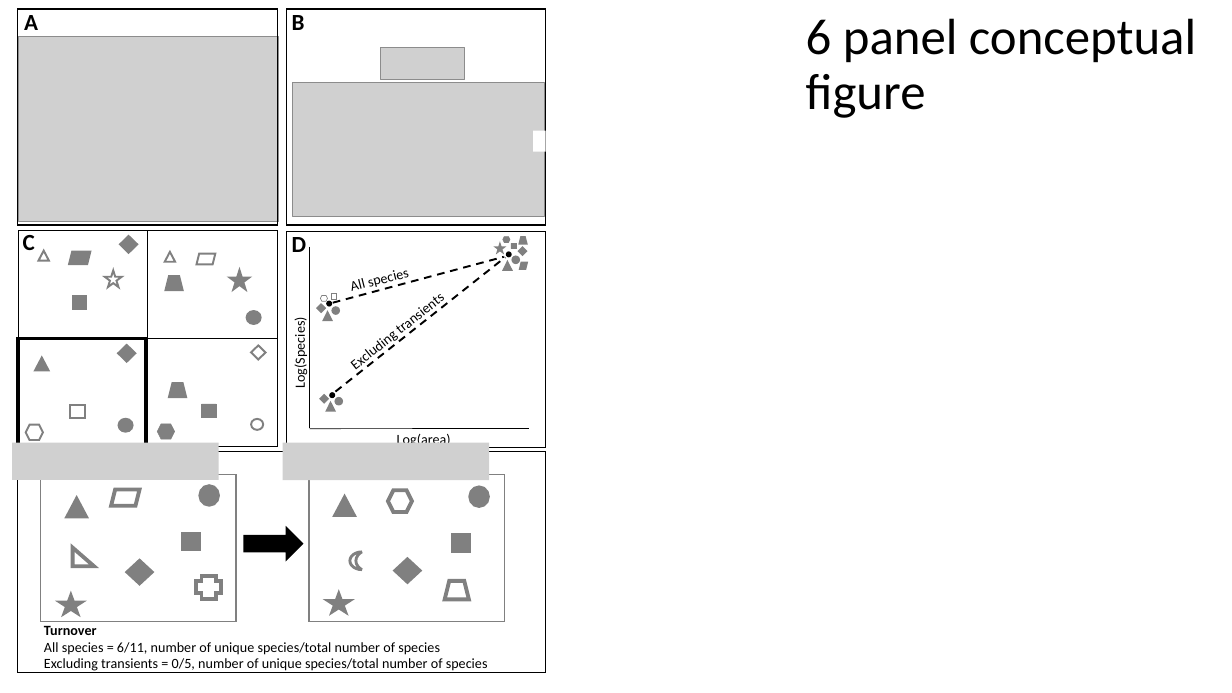
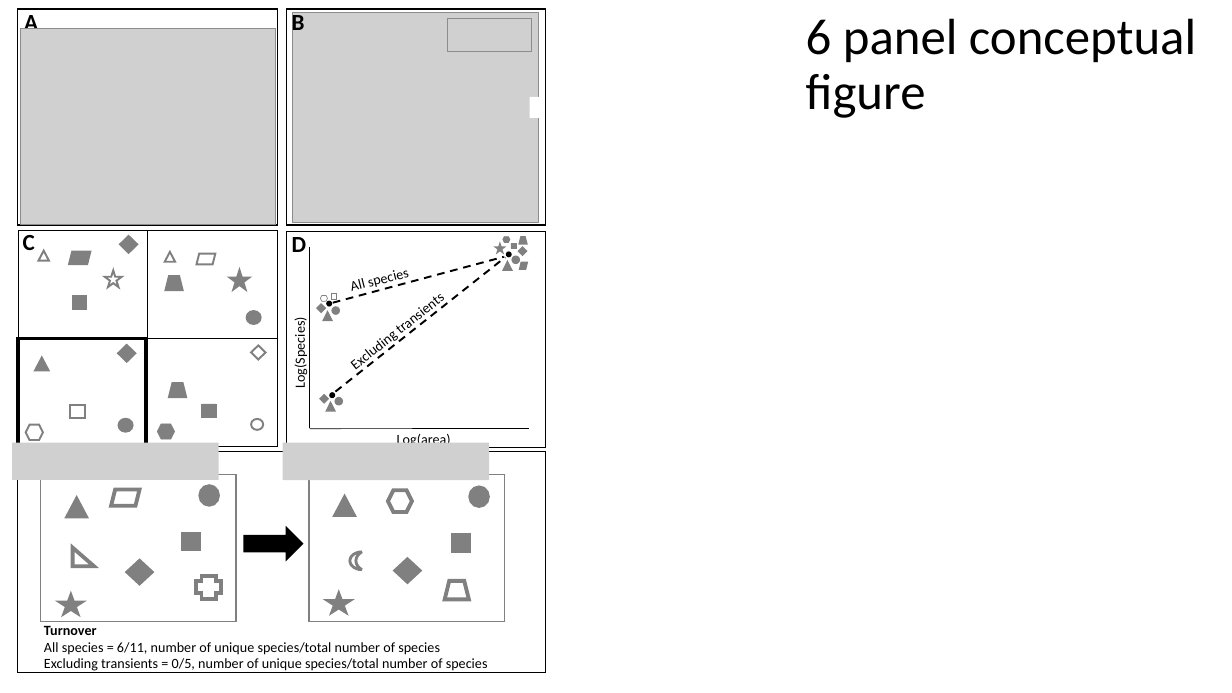
Before and after one commit to hurlbertlab/core-transient, a slide deck: slide 2 of output/plots/all_figs_with_legends.pptx. Drawn at 1232x693 pixels with LibreOffice and Linux fonts; fonts in the diff are those of the drawing; grey boxes stand for pictures. Boxes give left, top, right and bottom in pixels: in the first picture for what was removed or moved away, otherwise in the second. Text is boxed around its words. In the diff, an @@ line names an element or a change of style, - is before the commit and + after.

Commit message:
ppt fig commit

```diff
--- a/output/plots/all_figs_with_legends.pptx
+++ b/output/plots/all_figs_with_legends.pptx
@@ picture: place and size @@
-picture at box(18, 36, 278, 221)
+picture at box(20, 29, 275, 225)
@@ picture: place and size @@
-picture at box(292, 82, 543, 216)
+picture at box(292, 12, 539, 223)
@@ picture: place and size @@
-picture at box(381, 47, 465, 79)
+picture at box(447, 18, 531, 51)
@@ rectangle: place and size @@
-rectangle at box(533, 130, 546, 152)
+rectangle at box(530, 97, 543, 118)
```
Also in this commit, not shown: 1 other slide changed, 8 other files.
